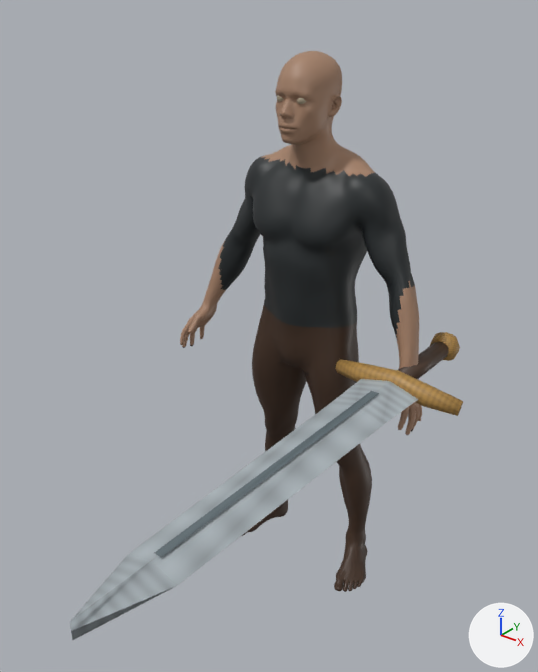
An edit to the glTF model assets/characters/basic-player/basic-player.glb, drawn before and after from the same camera.
Rendered twice from a camera (50 mm lens) standing at (1.44, -2.06, 2.22) and looking at (0.11, -0.4, 1.18). The axes (+X, +Y, +Z) are drawn at lower right. The lights are the same throughout. The first picture is the older version. Vertices at exactly the same position are counted once.

In view in the first picture: 'Swordsman'.
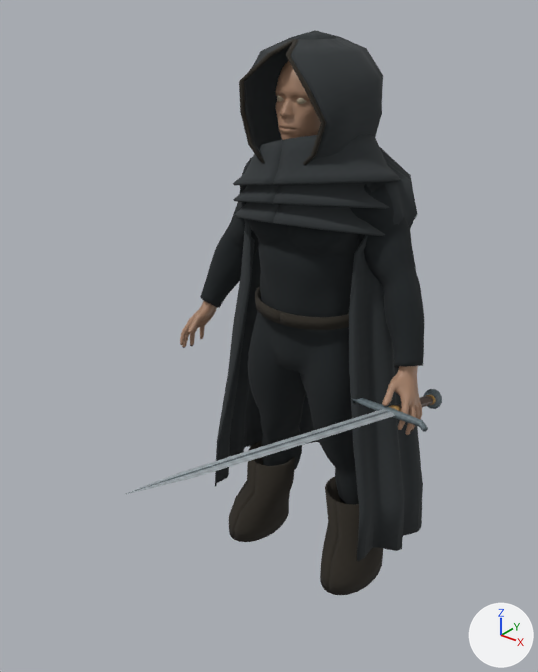
The change, as JSON lines over the scene's bpy script:
```json
{"op": "add", "block": "img_wovencharcoal", "code": ["img_wovencharcoal = load_image('WovenCharcoal', '_unpacked/WovenCharcoal', 256, 256, 'sRGB')"]}
{"op": "add", "block": "mat_charcoalcloth", "code": ["mat_charcoalcloth = principled_material('CharcoalCloth')", "mat_charcoalcloth.texture = img_wovencharcoal", "mat_charcoalcloth.roughness = 1.0"]}
{"block": "me_swordsmanmesh", "where": "# used by ob_swordsman; location = (0.0, 0.0, 0.0)"}
{"op": "remove", "block": "me_swordsmanmesh", "code": "me_swordsmanmesh.from_pydata(...)  # 11803 vertices, 23572 faces; spans x -0.52..0.68, y -1.46..0.21, z 0.0..2.0"}
{"op": "add", "block": "me_swordsmanmesh", "code": "me_swordsmanmesh.from_pydata(...)  # 11939 vertices, 23842 faces; spans x -0.52..0.6, y -1.3..0.13, z 0.0..2.0"}
{"block": "me_swordsmanmesh", "change": "me_swordsmanmesh part 1: the loose piece of 20 vertices spanning x 0.42..0.49, y -0.14..0.14, z 1.0..1.06 is copied, and the copy is scaled about its middle by (0.687, 0.0871, 0.539), then moved by (0.0, -0.18, -0.1); it spans x 0.44..0.48, y -0.19..-0.16, z 0.91..0.95"}
{"block": "me_swordsmanmesh", "change": "me_swordsmanmesh part 2: a new loose piece of 84 vertices spanning x 0.42..0.5, y 0.09..0.13, z 0.81..0.88, in mat_swordsmanmaterial (picture img_swordsmancolour)"}
{"block": "me_swordsmanmesh", "change": "me_swordsmanmesh part 3: a new loose piece of 61 vertices spanning x 0.43..0.49, y -1.3..-0.21, z 0.94..1.27, in mat_swordsmanmaterial (picture img_swordsmancolour)"}
{"block": "me_swordsmanmesh", "change": "me_swordsmanmesh part 4: a new loose piece of 40 vertices spanning x 0.32..0.6, y -0.22..-0.18, z 0.92..0.95, in mat_swordsmanmaterial (picture img_swordsmancolour)"}
{"block": "me_swordsmanmesh", "change": "me_swordsmanmesh part 5: the loose piece of 40 vertices spanning x 0.23..0.68, y -0.22..-0.14, z 0.99..1.08 is deleted"}
{"block": "me_swordsmanmesh", "change": "me_swordsmanmesh part 6: the loose piece of 4 vertices spanning x 0.44..0.47, y -1.22..-0.3, z 1.06 is deleted"}
{"block": "me_swordsmanmesh", "change": "me_swordsmanmesh part 7"}
{"block": "me_swordsmanmesh", "change": "40 vertices are removed from x 0.35..0.56, y -1.46..0.21, z 0.98..1.09"}
{"block": "me_swordsmanmesh", "change": "127 faces are deleted"}
{"block": "me_swordsmanmesh", "change": "45 vertices move from x 0.4..0.5, y -0.14..0.21, z 0.98..1.07 to x 0.44..0.48, y -0.18..0.09, z 0.83..0.94"}
{"block": "me_swordsmanmesh", "change": "15 vertices are added at x 0.44..0.48, y -0.18..0.09, z 0.84..0.94"}
{"block": "me_swordsmanmesh", "change": "81 new faces join them"}
{"op": "add", "block": "me_hoodedcloakmesh", "code": ["me_hoodedcloakmesh = bpy.data.meshes.new('HoodedCloakMesh')", "me_hoodedcloakmesh.from_pydata(...)  # 9324 vertices, 18608 faces; spans x -0.48..0.48, y -0.24..0.42, z 0.01..2.06", "me_hoodedcloakmesh.materials.append(mat_charcoalcloth)  # picture img_wovencharcoal"]}
{"op": "add", "block": "ob_hoodedcloak", "code": ["ob_hoodedcloak = bpy.data.objects.new('HoodedCloak', me_hoodedcloakmesh)", "ob_hoodedcloak.location = (0.0, 0.0, 0.0)"]}
```

Boxes (x1, y1, x2, y2) around the edits, measured in the pictures (538 x 672 px):
```json
{"object": "HoodedCloak", "change": "added", "after": [200, 30, 424, 595]}
{"object": "Swordsman", "change": "reshaped", "before": [70, 51, 463, 640], "after": [124, 61, 442, 495]}
{"part": 1, "of": "me_swordsmanmesh", "change": "added", "after": [388, 405, 401, 412]}
{"part": 2, "of": "me_swordsmanmesh", "change": "added", "after": [423, 389, 442, 409]}
{"part": 3, "of": "me_swordsmanmesh", "change": "added", "after": [124, 409, 396, 495]}
{"part": 4, "of": "me_swordsmanmesh", "change": "added", "after": [352, 398, 428, 432]}
{"part": 5, "of": "me_swordsmanmesh", "change": "deleted", "before": [335, 359, 463, 416], "on screen": "brown"}
{"part": 6, "of": "me_swordsmanmesh", "change": "deleted", "before": [154, 391, 379, 558]}
{"part": 7, "of": "me_swordsmanmesh", "change": "cut back", "before": [70, 332, 460, 640], "after": [397, 395, 436, 409]}
```
